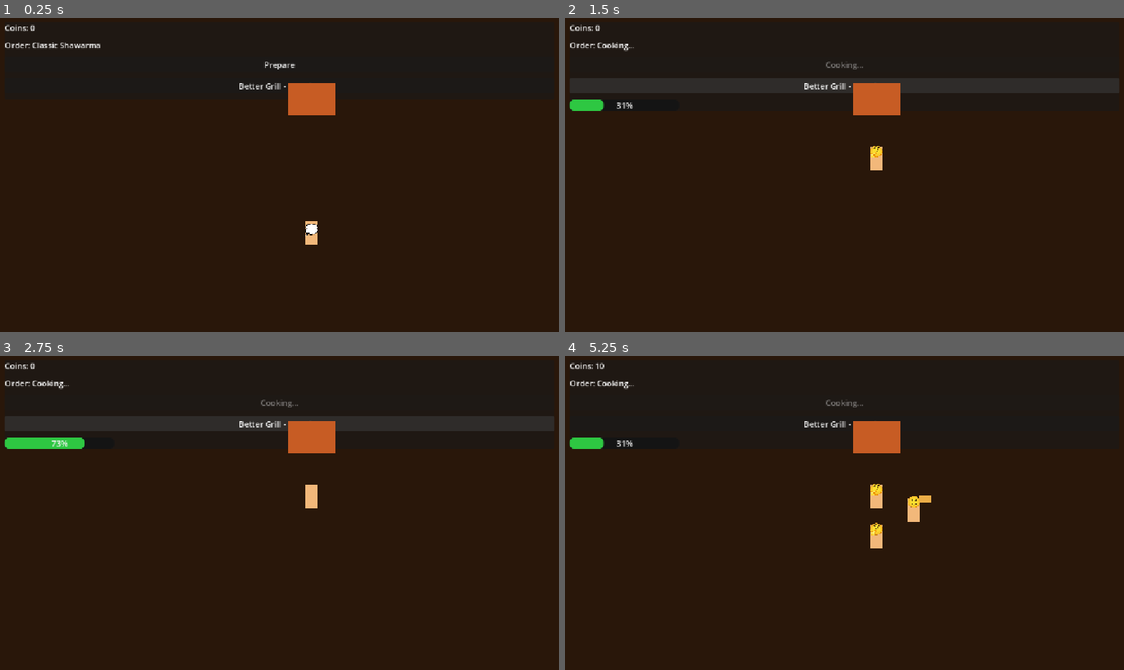
Above: before the commit, frames 1-4 (two rows, left to right).
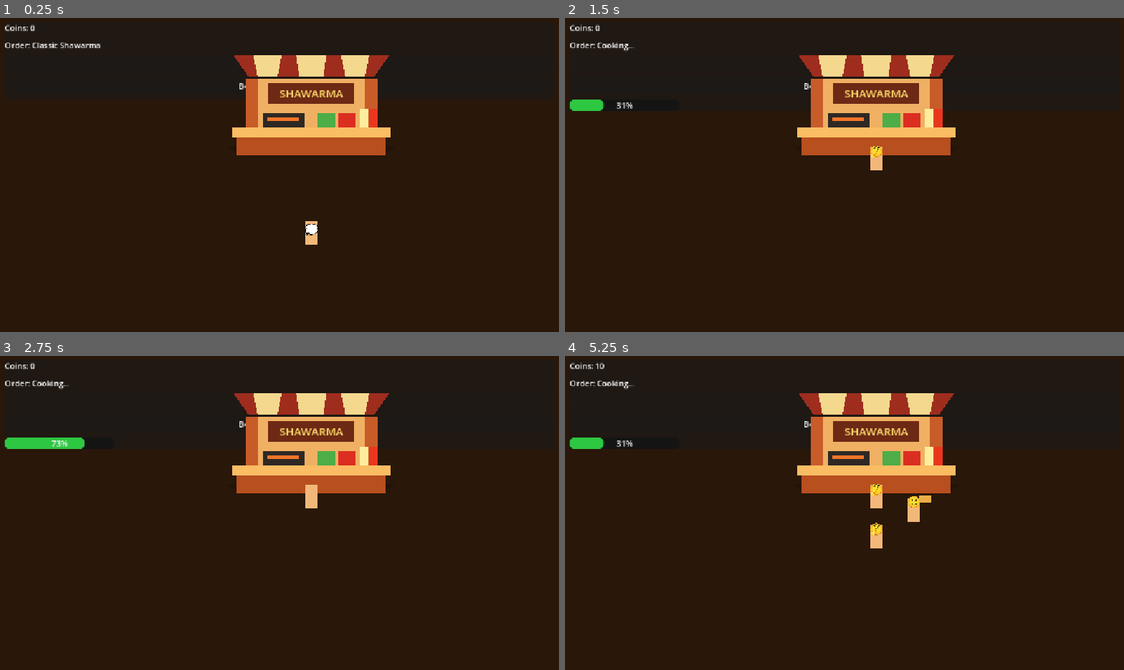
Above: after the commit, the same moments.

Repository: pyto159/ShawarmaEmpire
Game: Godot game, scene res://Scenes/Main.tscn
The game is run twice, just before and just after one commit, with the same random seed, the same clock (stepped at 60 frames per second) and the same inputs.
Inputs:
- Up to frame 1 (0.25 s): no input
- Up to frame 2 (1.5 s): click "Prepare" at 0.5 s; click "Better Grill - 50 Coins" at 1.25 s
- Up to frame 3 (2.75 s): click "Better Grill - 50 Coins" at 2 s
- Up to frame 4 (5.25 s): click "Better Grill - 50 Coins" at 2.75 s; click "Prepare" at 4.25 s

The runs differ from the first frame. In frame 1, 7.8% of the frame differs, in the area x 41-70%, y 11-44%; in frame 2, 7.7%; in frame 3, 7.7%; in frame 4, 7.7%.

Commit message:
TASK-024 prototype shawarma stand visuals

Diff:
--- a/shawarma-empire/Scenes/Main.tscn
+++ b/shawarma-empire/Scenes/Main.tscn
@@ -81,12 +81,126 @@
 script = ExtResource("5_stand")
 queue_system_path = NodePath("../CustomerQueue")
 
+[node name="StandShadow" type="Polygon2D" parent="World/ShawarmaStand"]
+position = Vector2(0, 94)
+color = Color(0.08, 0.04, 0.02, 0.28)
+polygon = PackedVector2Array(-170, 0, 170, 0, 140, 20, -140, 20)
+
+[node name="BackWall" type="ColorRect" parent="World/ShawarmaStand"]
+offset_left = -132.0
+offset_top = -42.0
+offset_right = 132.0
+offset_bottom = 82.0
+color = Color(0.94, 0.69, 0.39, 1)
+
+[node name="SidePanelLeft" type="ColorRect" parent="World/ShawarmaStand"]
+offset_left = -132.0
+offset_top = -42.0
+offset_right = -108.0
+offset_bottom = 82.0
+color = Color(0.78, 0.36, 0.16, 1)
+
+[node name="SidePanelRight" type="ColorRect" parent="World/ShawarmaStand"]
+offset_left = 108.0
+offset_top = -42.0
+offset_right = 132.0
+offset_bottom = 82.0
+color = Color(0.78, 0.36, 0.16, 1)
+
+[node name="Roof" type="Polygon2D" parent="World/ShawarmaStand"]
+position = Vector2(0, -88)
+color = Color(0.62, 0.18, 0.12, 1)
+polygon = PackedVector2Array(-156, 0, 156, 0, 126, 42, -126, 42)
+
+[node name="AwningStripeLeft" type="Polygon2D" parent="World/ShawarmaStand"]
+position = Vector2(-88, -88)
+color = Color(0.96, 0.85, 0.56, 1)
+polygon = PackedVector2Array(-28, 0, 28, 0, 20, 42, -20, 42)
+
+[node name="AwningStripeCenter" type="Polygon2D" parent="World/ShawarmaStand"]
+position = Vector2(0, -88)
+color = Color(0.96, 0.85, 0.56, 1)
+polygon = PackedVector2Array(-30, 0, 30, 0, 24, 42, -24, 42)
+
+[node name="AwningStripeRight" type="Polygon2D" parent="World/ShawarmaStand"]
+position = Vector2(88, -88)
+color = Color(0.96, 0.85, 0.56, 1)
+polygon = PackedVector2Array(-28, 0, 28, 0, 20, 42, -20, 42)
+
+[node name="SignBoard" type="ColorRect" parent="World/ShawarmaStand"]
+offset_left = -86.0
+offset_top = -34.0
+offset_right = 86.0
+offset_bottom = 8.0
+color = Color(0.43, 0.16, 0.08, 1)
+
+[node name="SignLabel" type="Label" parent="World/ShawarmaStand/SignBoard"]
+layout_mode = 0
+offset_left = 10.0
+offset_top = 6.0
+offset_right = 162.0
+offset_bottom = 36.0
+theme_override_colors/font_color = Color(1, 0.87, 0.42, 1)
+theme_override_font_sizes/font_size = 22
+text = "SHAWARMA"
+horizontal_alignment = 1
+vertical_alignment = 1
+
+[node name="GrillPlaceholder" type="ColorRect" parent="World/ShawarmaStand"]
+offset_left = -98.0
+offset_top = 28.0
+offset_right = -14.0
+offset_bottom = 68.0
+color = Color(0.18, 0.16, 0.14, 1)
+
+[node name="GrillWarmPlate" type="ColorRect" parent="World/ShawarmaStand"]
+offset_left = -88.0
+offset_top = 36.0
+offset_right = -24.0
+offset_bottom = 44.0
+color = Color(0.95, 0.46, 0.16, 1)
+
+[node name="IngredientBoxGreens" type="ColorRect" parent="World/ShawarmaStand"]
+offset_left = 12.0
+offset_top = 28.0
+offset_right = 48.0
+offset_bottom = 62.0
+color = Color(0.3, 0.68, 0.28, 1)
+
+[node name="IngredientBoxTomato" type="ColorRect" parent="World/ShawarmaStand"]
+offset_left = 54.0
+offset_top = 28.0
+offset_right = 90.0
+offset_bottom = 62.0
+color = Color(0.86, 0.18, 0.13, 1)
+
+[node name="SauceBottleGarlic" type="ColorRect" parent="World/ShawarmaStand"]
+offset_left = 98.0
+offset_top = 18.0
+offset_right = 114.0
+offset_bottom = 62.0
+color = Color(1, 0.93, 0.62, 1)
+
+[node name="SauceBottleHot" type="ColorRect" parent="World/ShawarmaStand"]
+offset_left = 116.0
+offset_top = 18.0
+offset_right = 132.0
+offset_bottom = 62.0
+color = Color(0.92, 0.21, 0.12, 1)
+
 [node name="StandCounter" type="ColorRect" parent="World/ShawarmaStand"]
-offset_left = -48.0
-offset_top = -32.0
-offset_right = 48.0
-offset_bottom = 32.0
-color = Color(0.78, 0.36, 0.14, 1)
+offset_left = -150.0
+offset_top = 66.0
+offset_right = 150.0
+offset_bottom = 112.0
+color = Color(0.72, 0.31, 0.12, 1)
+
+[node name="CounterTop" type="ColorRect" parent="World/ShawarmaStand"]
+offset_left = -160.0
+offset_top = 56.0
+offset_right = 160.0
+offset_bottom = 76.0
+color = Color(0.98, 0.74, 0.39, 1)
 
 [node name="CookingStand" parent="World" instance=ExtResource("6_cooking_stand")]
 position = Vector2(640, 92)
